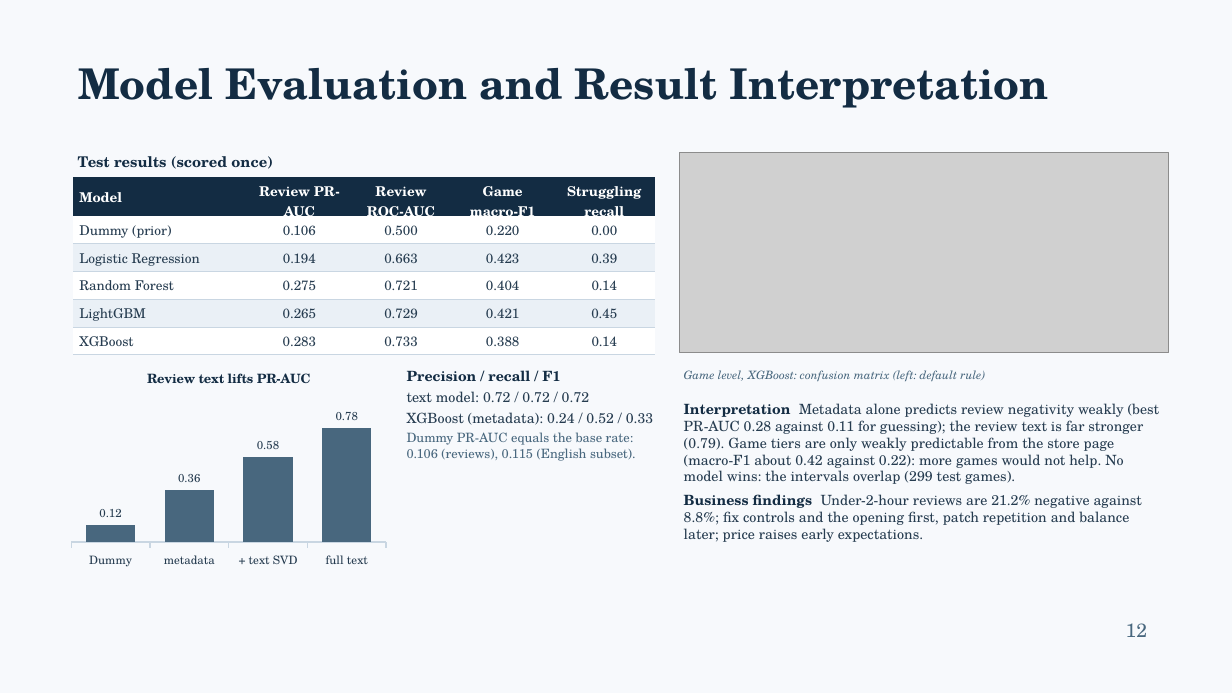
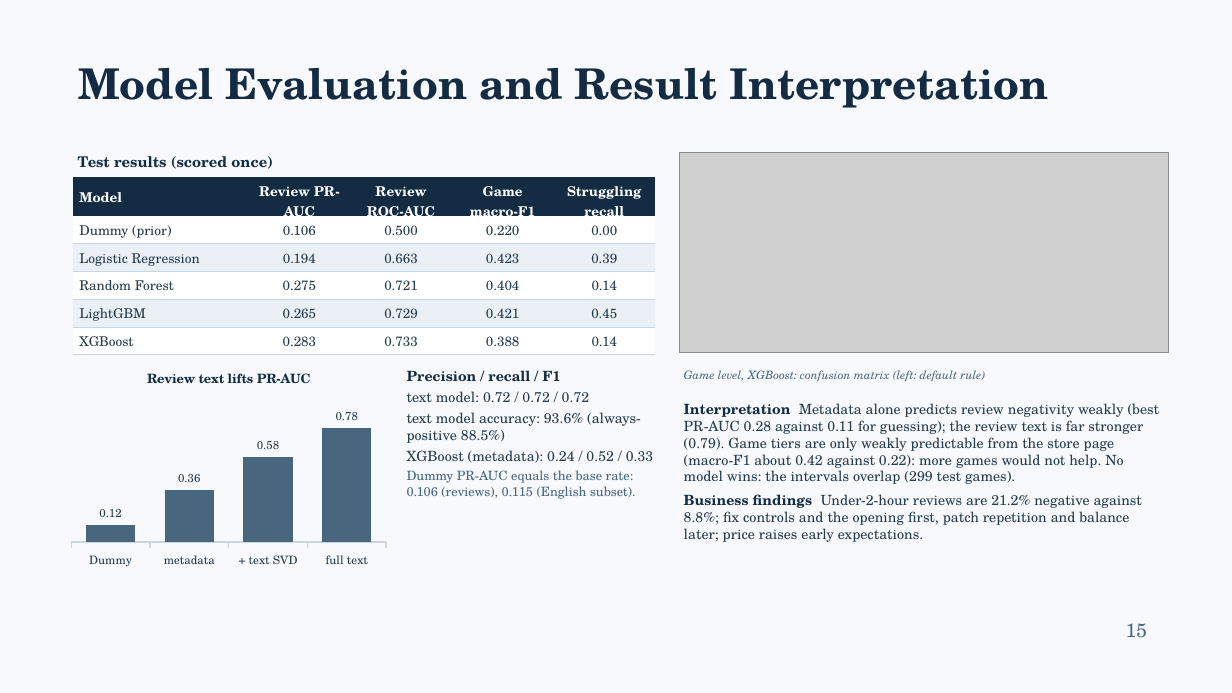
Before and after one commit to Shan713/IndieGuard, a slide deck: slide 15 of slides/review1.pptx (slide 12 before the commit). Drawn at 1232x693 pixels with LibreOffice and Linux fonts; fonts in the diff are those of the drawing; grey boxes stand for pictures. Boxes give left, top, right and bottom in pixels: in the first picture for what was removed or moved away, otherwise in the second. Text is boxed around its words. In the diff, an @@ line names an element or a change of style, - is before the commit and + after.

Commit message:
Review 1 deck: add evaluation, related work and data acquisition slides
Brings slides/review1.pptx from feature/28-slides-eda-team (five commits that never reached main). The model-detail script and figure on that branch are not taken: main has newer versions of them.

```diff
--- a/slides/review1.pptx
+++ b/slides/review1.pptx
@@ text at (407, 412, 641, 443): paragraph added @@
+text model accuracy: 93.6% (always-positive 88.5%)
@@ text at (1126, 623, 1147, 637): text changed @@
-12
+15
```
Also in this commit, not shown: 11 other slides changed, 6 slides added.
